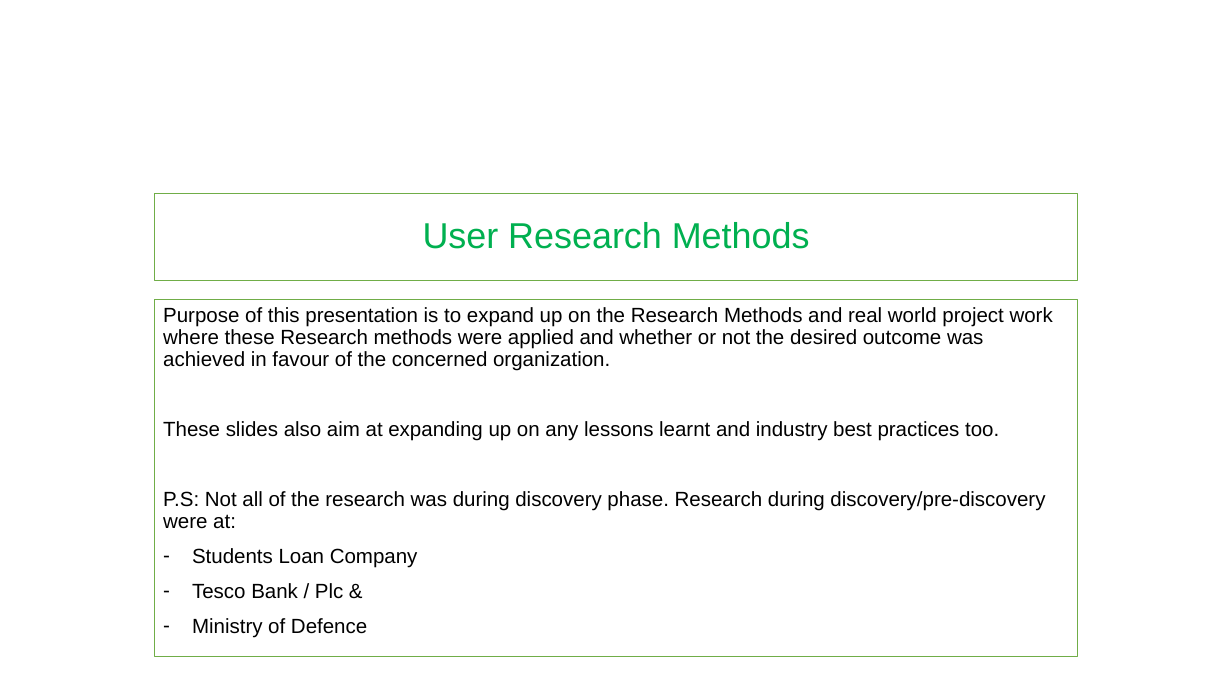
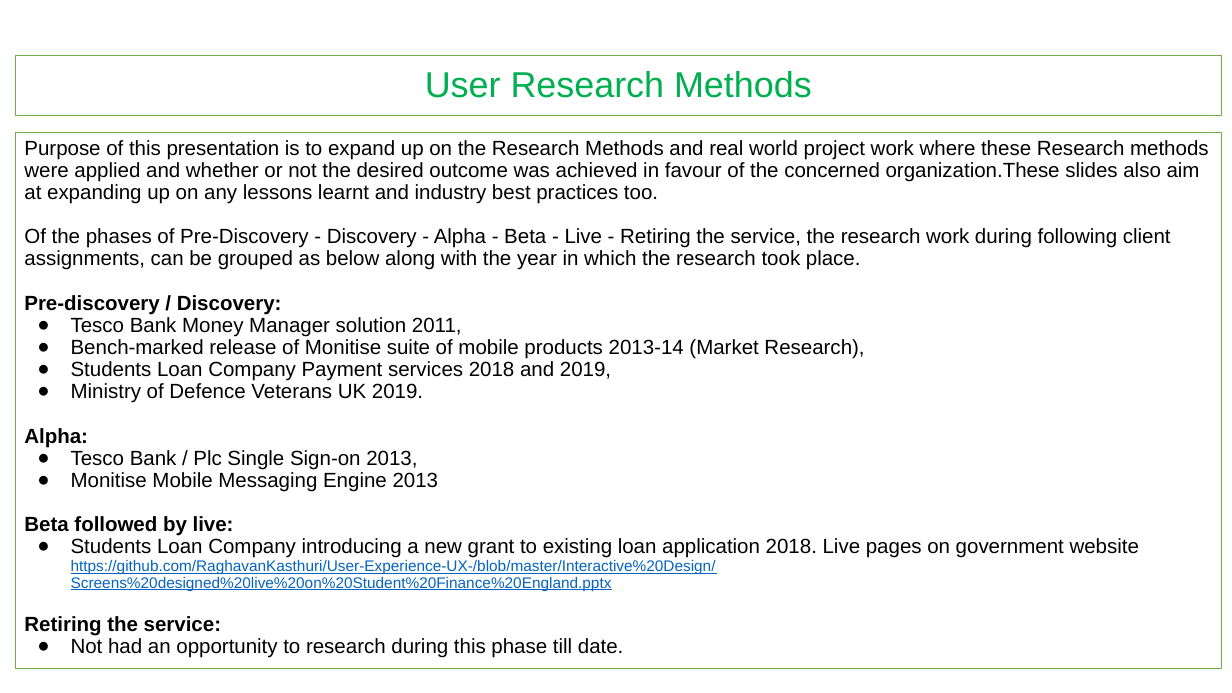
Before and after one commit to RaghavanKasthuri/User-Experience-UX-, a slide deck: slide 1 of Research Methods/User Research Methods.pptx. Drawn at 1232x693 pixels with LibreOffice and Linux fonts; fonts in the diff are those of the drawing. Boxes give left, top, right and bottom in pixels: in the first picture for what was removed or moved away, otherwise in the second. Text is boxed around its words. In the diff, an @@ line names an element or a change of style, - is before the commit and + after.

```diff
--- a/Research Methods/User Research Methods.pptx
+++ b/Research Methods/User Research Methods.pptx
@@ title "User Research Methods": place and size @@
-title "User Research Methods" at bbox=[154, 193, 1079, 281]
+title "User Research Methods" at bbox=[15, 55, 1221, 116]
@@ subtitle "Purpose of this presentation is ...": place and size @@
-subtitle "Purpose of this presentation is ..." at bbox=[154, 299, 1079, 656]
+subtitle "Purpose of this presentation is ..." at bbox=[15, 133, 1221, 669]
@@ subtitle at bbox=[24, 140, 1209, 658]: text changed @@
-Purpose of this presentation is to expand up on the Research Methods and real world project work where these Research methods were applied and whether or not the desired outcome was achieved in favour of the concerned organization.
-These slides also aim at expanding up on any lessons learnt and industry best practices too.
-P.S: Not all of the research was during discovery phase. Research during discovery/pre-discovery were at:
-– Students Loan Company
-– Tesco Bank / Plc &
-– Ministry of Defence
+Purpose of this presentation is to expand up on the Research Methods and real world project work where these Research methods were applied and whether or not the desired outcome was achieved in favour of the concerned organization.These slides also aim at expanding up on any lessons learnt and industry best practices too.
+Of the phases of Pre-Discovery - Discovery - Alpha - Beta - Live - Retiring the service, the research work during following client assignments, can be grouped as below along with the year in which the research took place.
+Pre-discovery / Discovery:
+● Tesco Bank Money Manager solution 2011,
+● Bench-marked release of Monitise suite of mobile products 2013-14 (Market Research),
+● Students Loan Company Payment services 2018 and 2019,
+● Ministry of Defence Veterans UK 2019.
+Alpha:
+● Tesco Bank / Plc Single Sign-on 2013,
+● Monitise Mobile Messaging Engine 2013
+Beta followed by live:
+● Students Loan Company introducing a new grant to existing loan application 2018. Live pages on government website https://github.com/RaghavanKasthuri/User-Experience-UX-/blob/master/Interactive%20Design/Screens%20designed%20live%20on%20Student%20Finance%20England.pptx
+Retiring the service:
+● Not had an opportunity to research during this phase till date.
```
Also in this commit, not shown: 4 other slides changed, 1 slide added.
